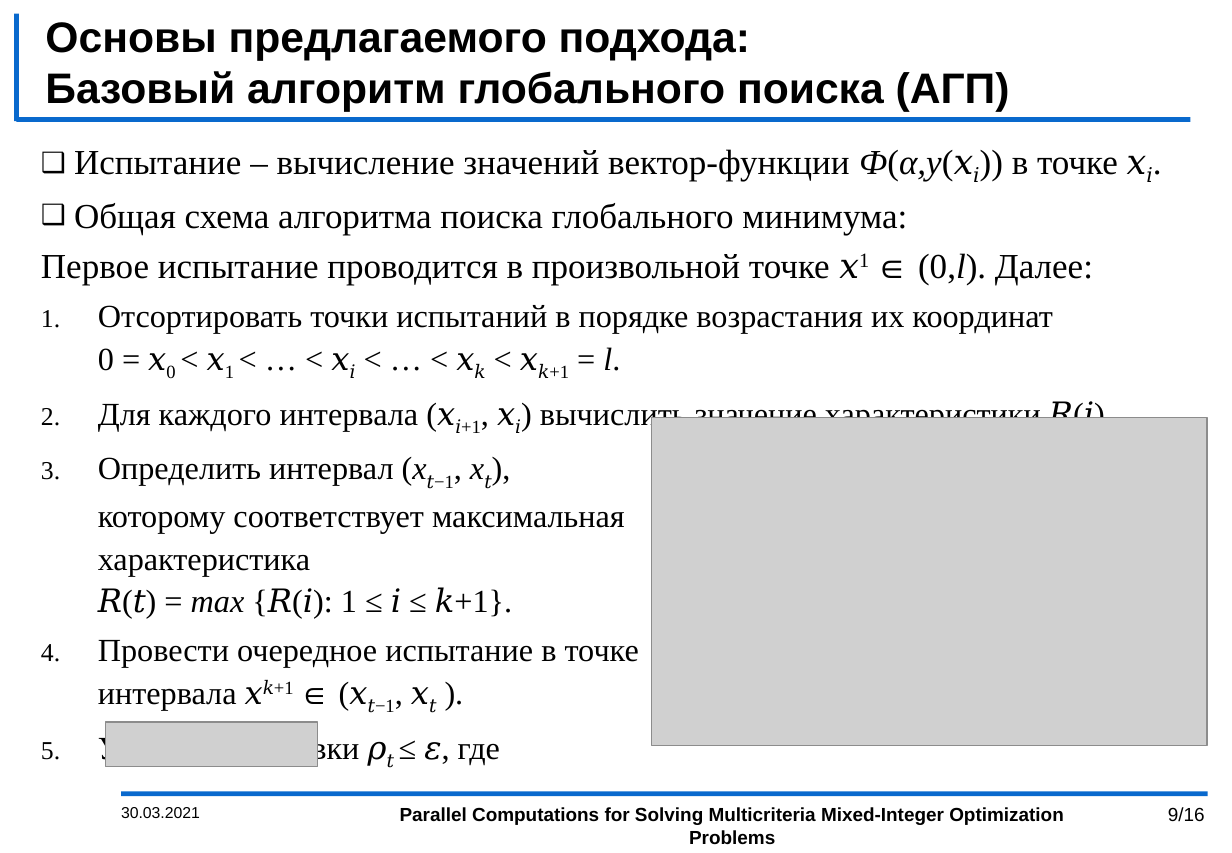
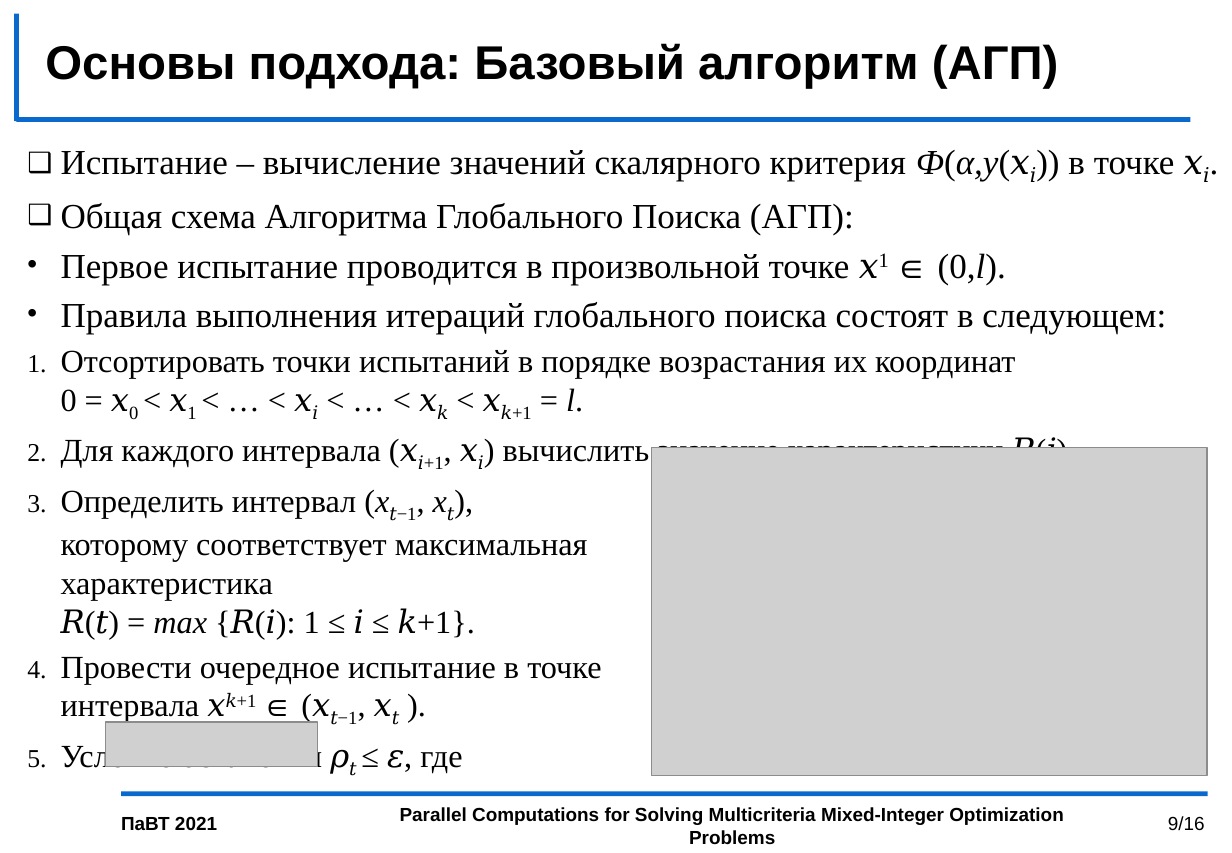
Before and after one commit to kabarkalov/GlobOptPapers, a slide deck: slide 9 of 2021/PСT_GergelKozinov/PCT2021_kozinov.pptx. Drawn at 1232x853 pixels with LibreOffice and Linux fonts; fonts in the diff are those of the drawing; grey boxes stand for pictures; background and template pictures are left out. Boxes give left, top, right and bottom in pixels: in the first picture for what was removed or moved away, otherwise in the second. Text is boxed around its words. In the diff, an @@ line names an element or a change of style, - is before the commit and + after.

```diff
--- a/2021/PСT_GergelKozinov/PCT2021_kozinov.pptx
+++ b/2021/PСT_GergelKozinov/PCT2021_kozinov.pptx
@@ title at bbox=[45, 43, 1059, 89]: text changed; size 27 to 30 pt @@
-Основы предлагаемого подхода:
-Базовый алгоритм глобального поиска (АГП)
+Основы подхода: Базовый алгоритм (АГП)
@@ text "Испытание – вычисление значений скалярного ...": place and size @@
-text "Испытание – вычисление значений скалярного ..." at bbox=[41, 149, 1118, 765]
+text "Испытание – вычисление значений скалярного ..." at bbox=[61, 150, 1175, 773]
@@ text at bbox=[61, 150, 1175, 334]: text changed @@
-❑ Испытание – вычисление значений вектор-функции Ф(α,y(𝑥𝑖)) в точке 𝑥𝑖.
-❑ Общая схема алгоритма поиска глобального минимума:
-Первое испытание проводится в произвольной точке 𝑥1 ∈ (0,l). Далее:
+❑ Испытание – вычисление значений скалярного критерия Ф(α,y(𝑥𝑖)) в точке 𝑥𝑖.
+❑ Общая схема Алгоритма Глобального Поиска (АГП):
+• Первое испытание проводится в произвольной точке 𝑥1 ∈ (0,l).
+• Правила выполнения итераций глобального поиска состоят в следующем:
@@ text at bbox=[61, 350, 1057, 773]: indent changed; line spacing 1.1 to 1 @@
@@ picture: place and size @@
-picture at bbox=[652, 417, 1207, 745]
+picture at bbox=[652, 448, 1207, 776]
@@ page number: place and size @@
-page number at bbox=[1168, 807, 1205, 822]
+page number at bbox=[1168, 816, 1205, 831]
@@ text at bbox=[121, 816, 217, 830]: text changed; size 10 to 12 pt; bold on @@
-30.03.2021
+ПаВТ 2021
```
Also in this commit, not shown: 15 other slides changed.
